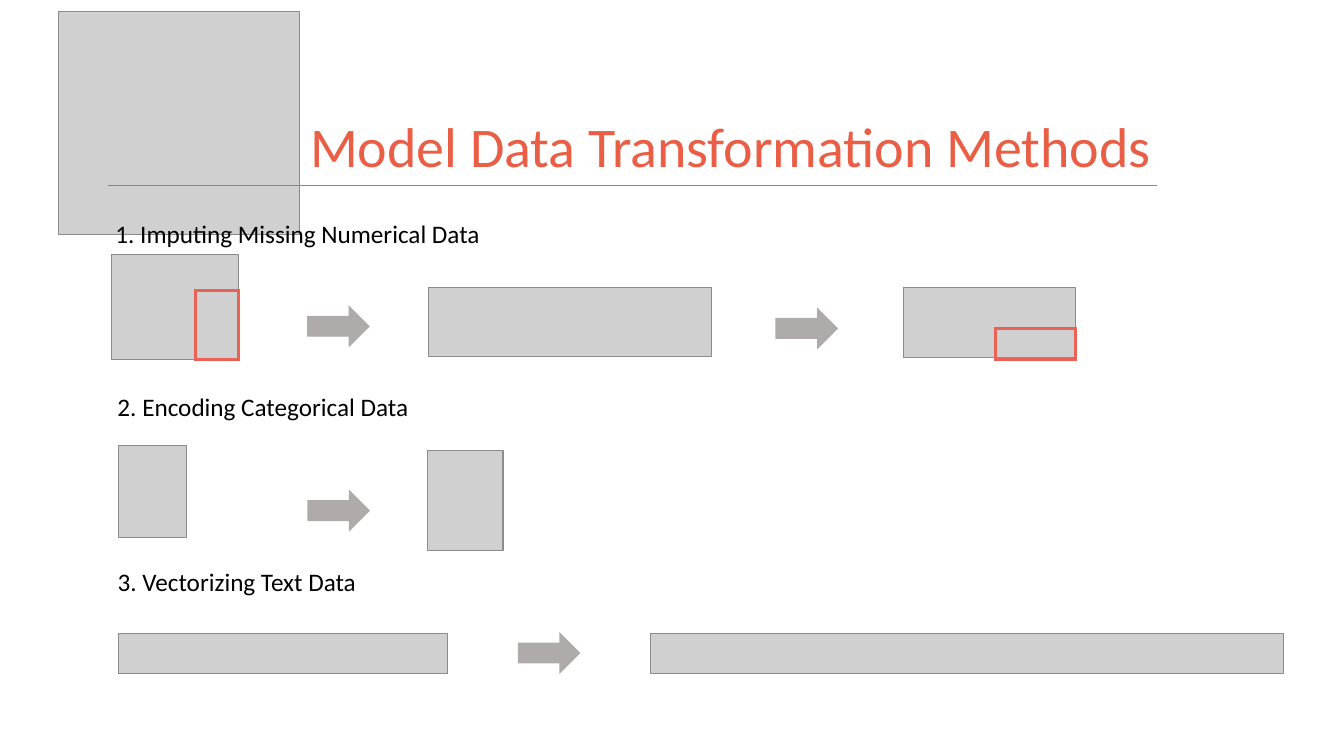
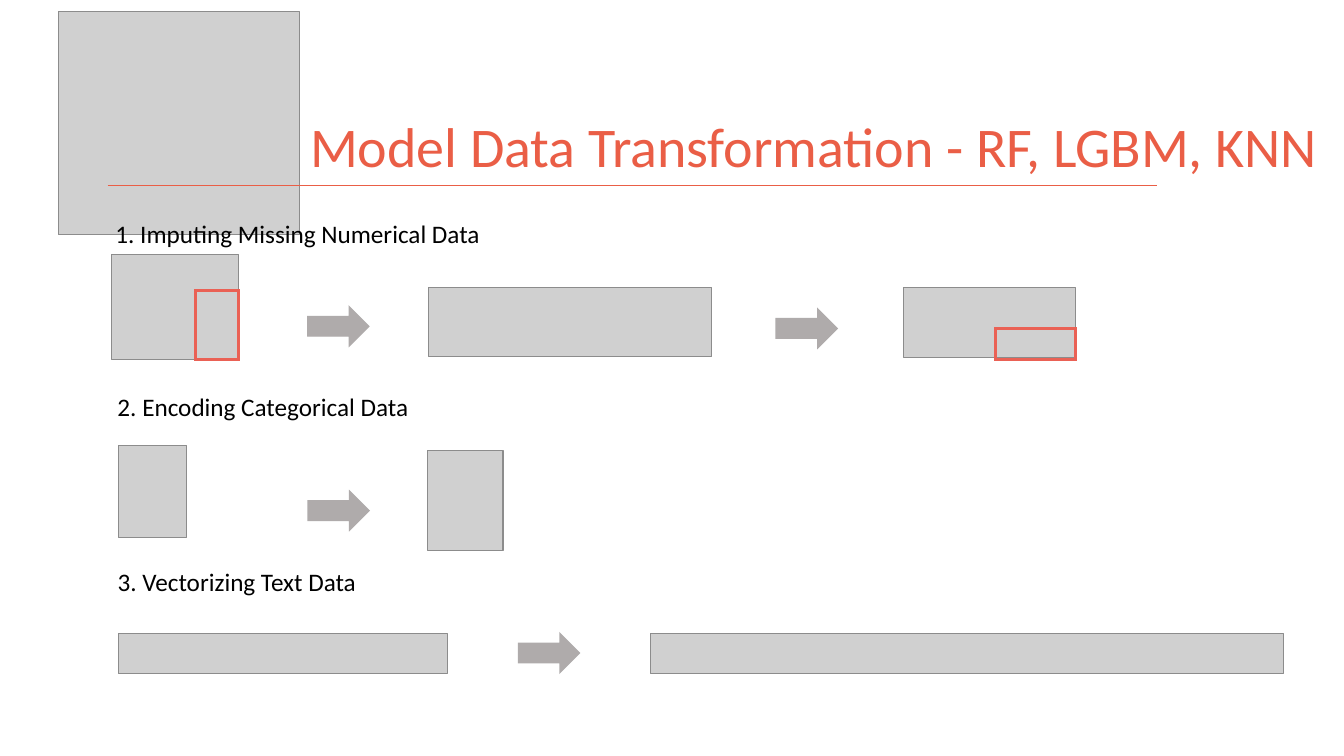
Before and after one commit to kman4/AirbnbPredictions, a slide deck: slide 5 of Airbnb Price Predictions (Model).pptx (slide 4 before the commit). Drawn at 1344x756 pixels with LibreOffice and Linux fonts; fonts in the diff are those of the drawing; grey boxes stand for pictures. Boxes give left, top, right and bottom in pixels: in the first picture for what was removed or moved away, otherwise in the second. Text is boxed around its words. In the diff, an @@ line names an element or a change of style, - is before the commit and + after.

```diff
--- a/Airbnb Price Predictions (Model).pptx
+++ b/Airbnb Price Predictions (Model).pptx
@@ title at [310, 128, 1316, 174]: text changed @@
-Model Data Transformation Methods
+Model Data Transformation - RF, LGBM, KNN
```
Also in this commit, not shown: 3 other slides changed, 3 slides added, 3 slides removed, 2 other files.
